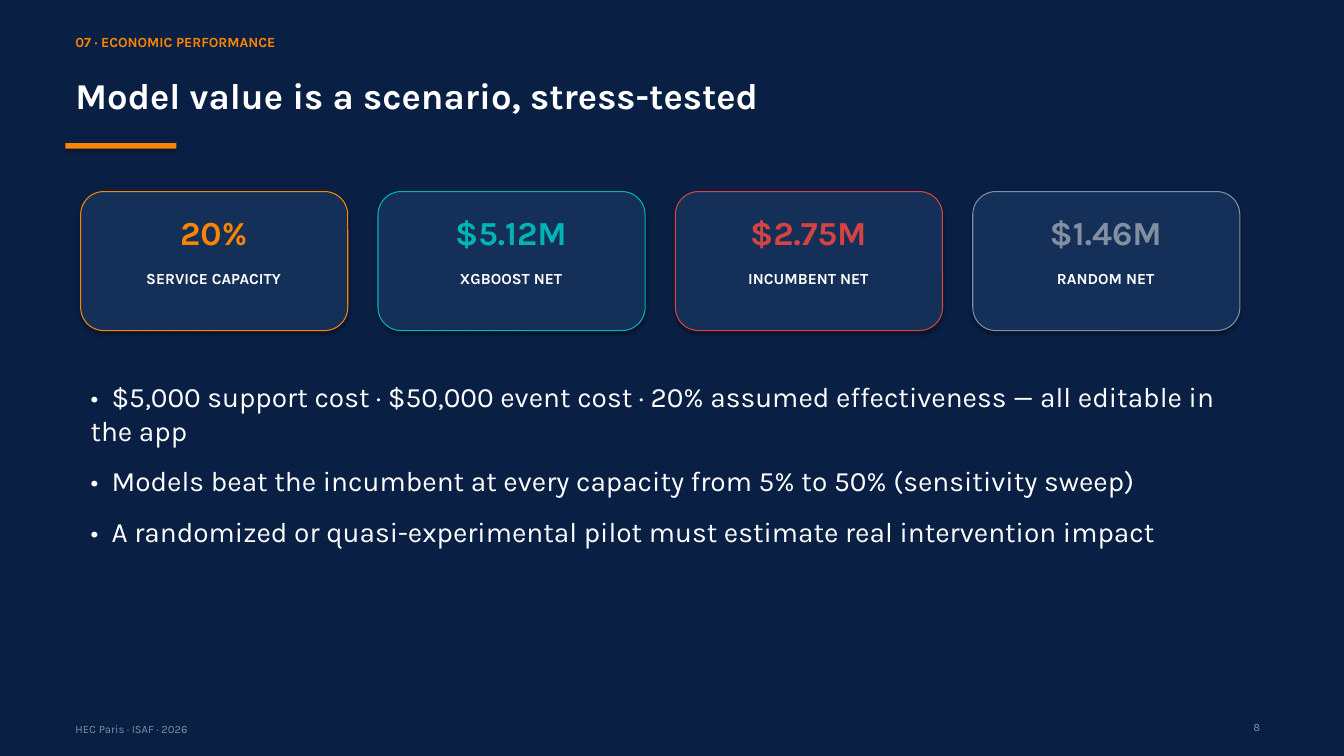
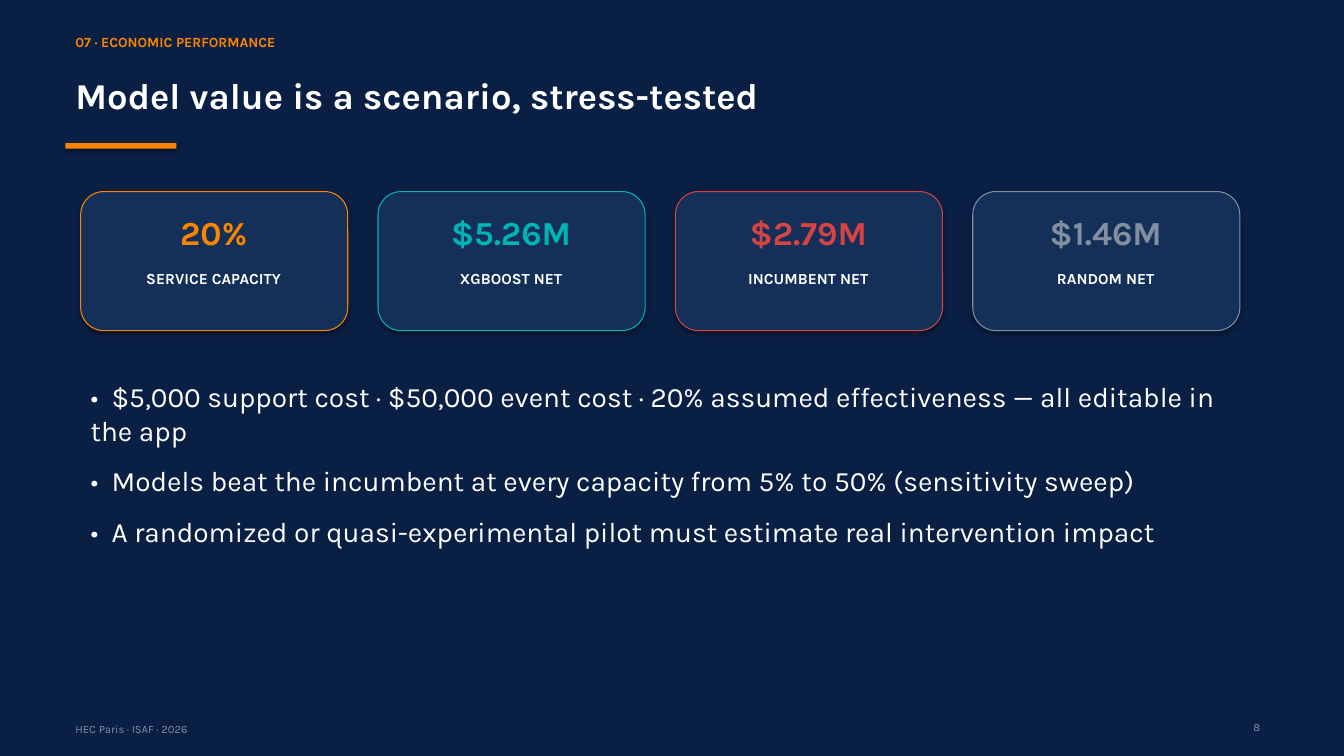
Before and after one commit to RyanBalech/recidivism-forecasting-analysis, a slide deck: slide 8 of reports/ISAF_Recidivism_Presentation.pptx. Drawn at 1344x756 pixels with LibreOffice and Linux fonts; fonts in the diff are those of the drawing. Boxes give left, top, right and bottom in pixels: in the first picture for what was removed or moved away, otherwise in the second. Text is boxed around its words. In the diff, an @@ line names an element or a change of style, - is before the commit and + after.

```diff
--- a/reports/ISAF_Recidivism_Presentation.pptx
+++ b/reports/ISAF_Recidivism_Presentation.pptx
@@ text at [451,220,571,249]: text changed @@
-$5.12M
+$5.26M
@@ text at [750,220,867,249]: text changed @@
-$2.75M
+$2.79M
```
Also in this commit, not shown: 5 other slides changed, 47 other files.
